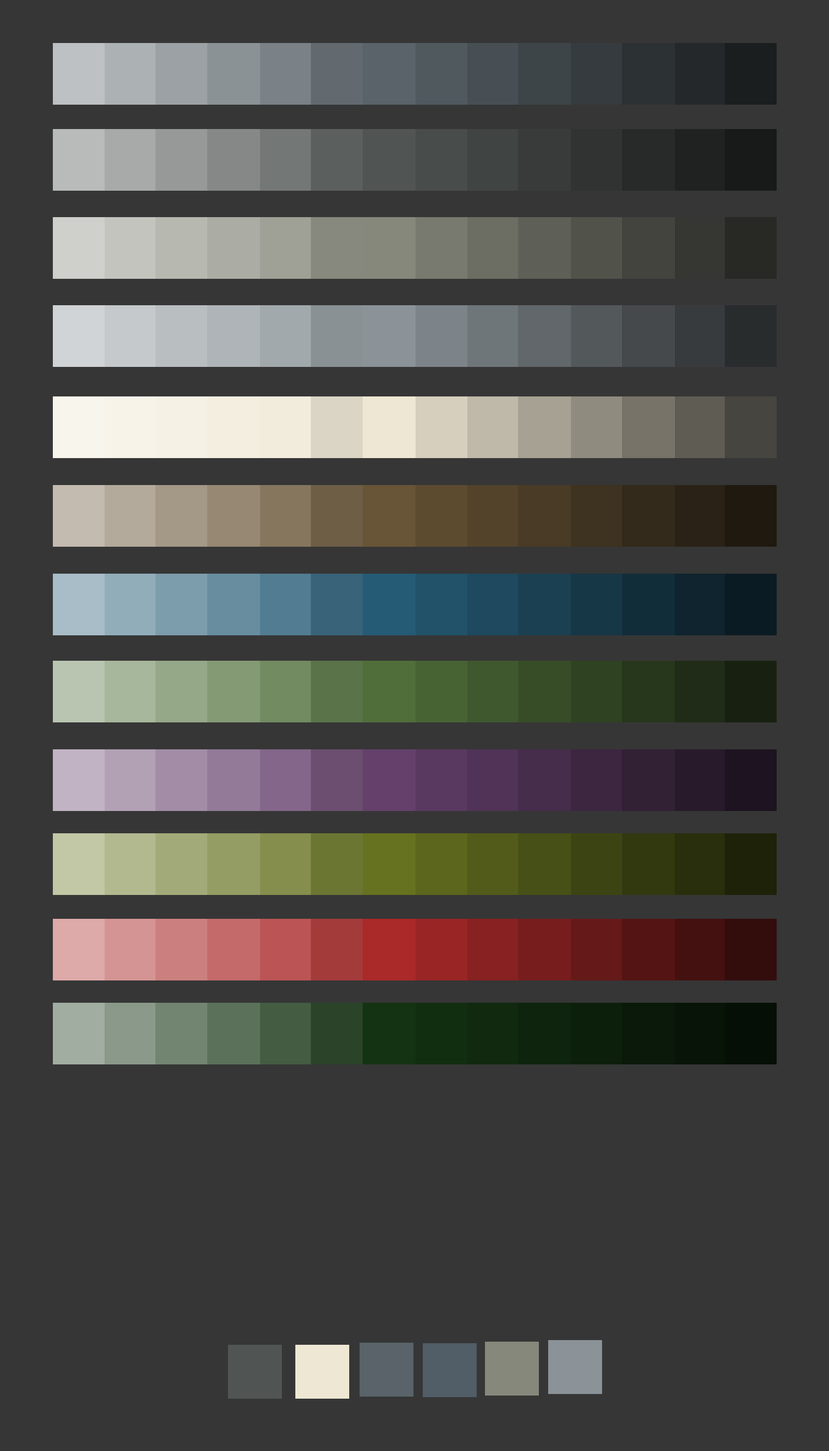
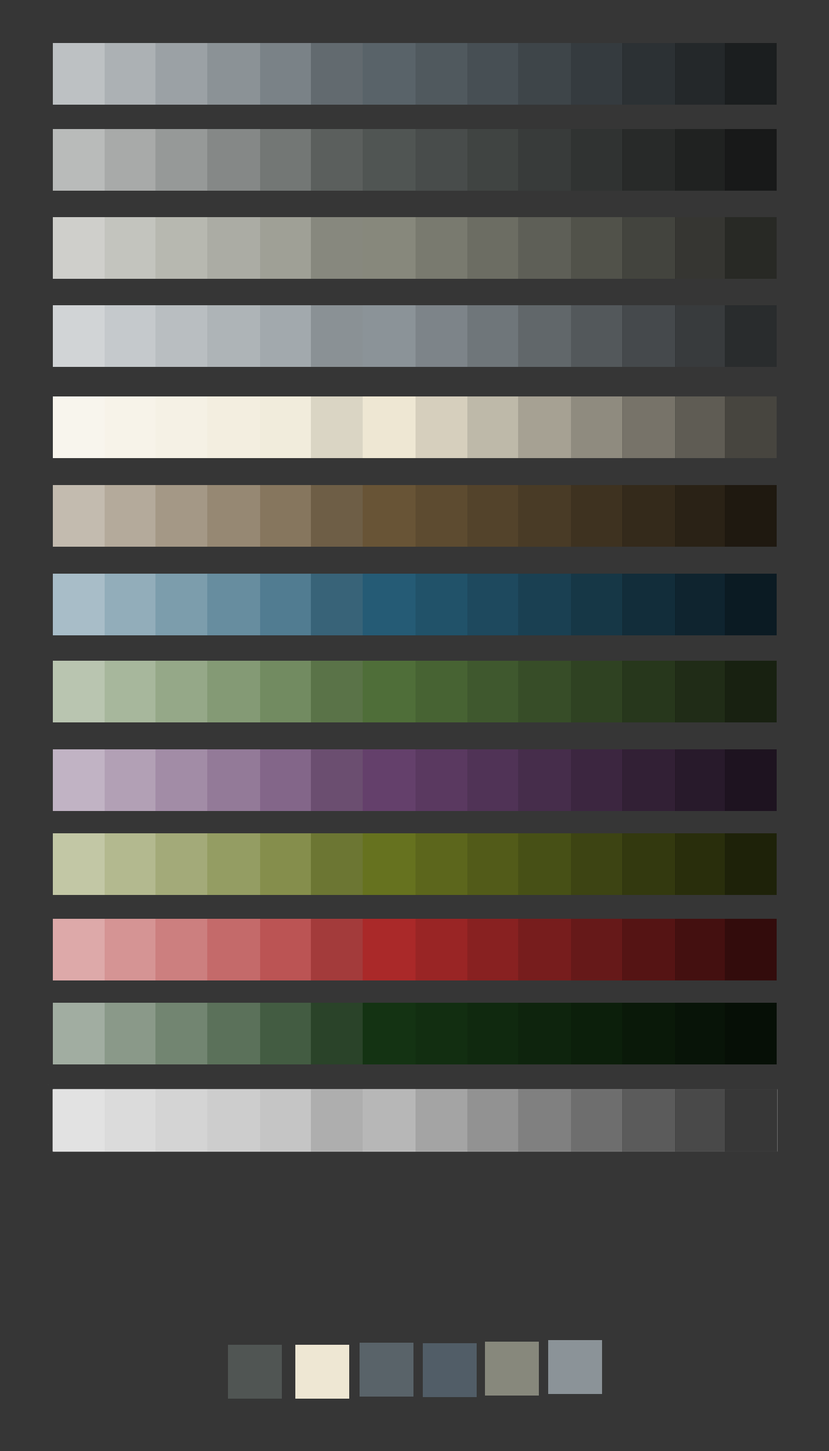
The second 829 x 1451 image is a revision of the first. Changes to its layers:
painted on "Layer 2 copy 3" over left=52, top=1088, right=778, bottom=1153
